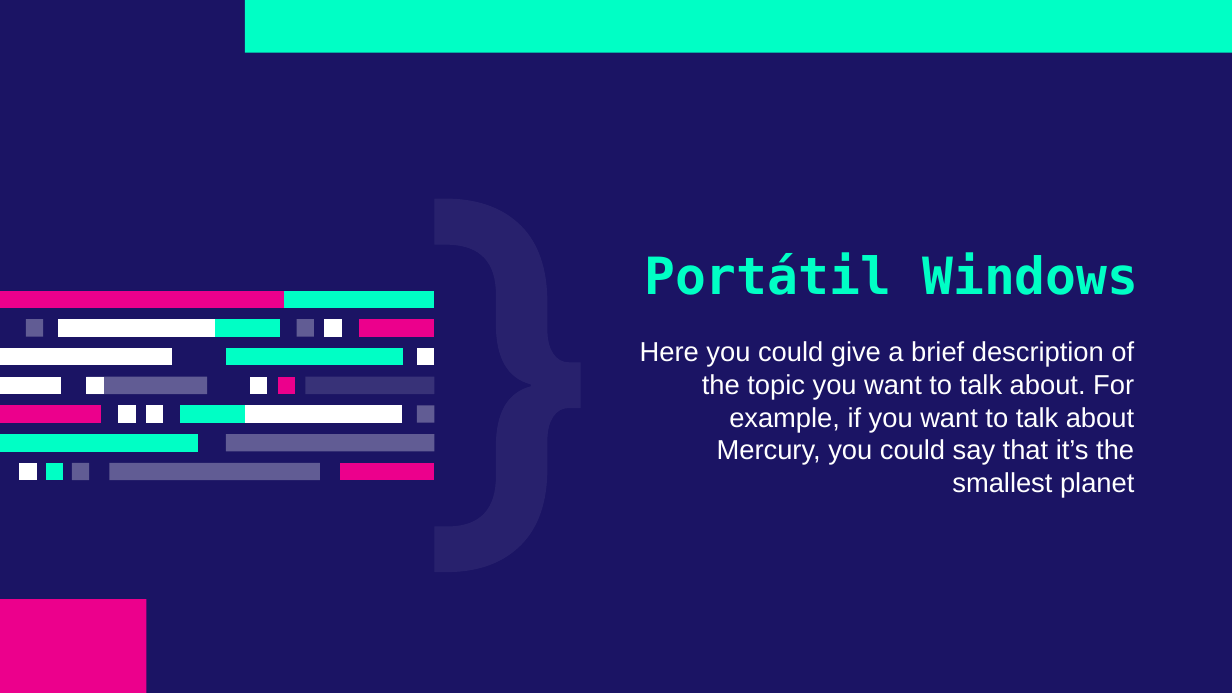
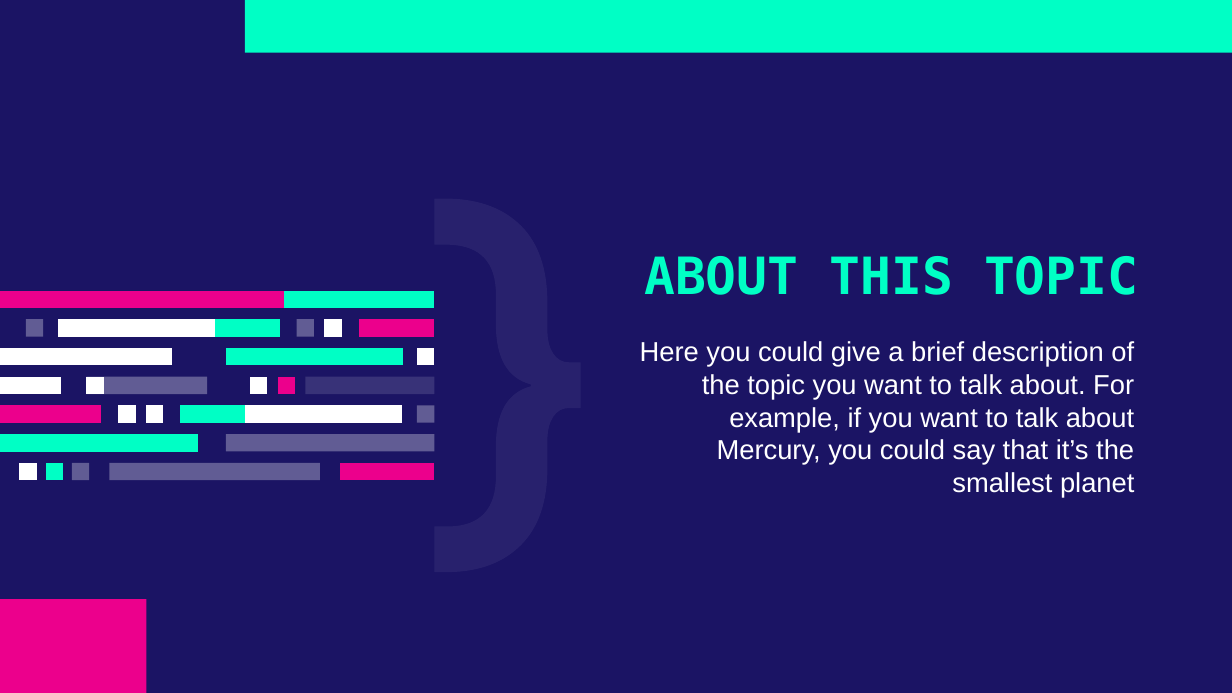
Before and after one commit to juandiegovqdev/P2-ASD, a slide deck: slide 17 of P2-ASD.pptx (slide 11 before the commit). Drawn at 1232x693 pixels with LibreOffice and Linux fonts; fonts in the diff are those of the drawing. Boxes give left, top, right and bottom in pixels: in the first picture for what was removed or moved away, otherwise in the second. Text is boxed around its words. In the diff, an @@ line names an element or a change of style, - is before the commit and + after.

```diff
--- a/P2-ASD.pptx
+++ b/P2-ASD.pptx
@@ title at (644, 256, 1138, 295): text changed @@
-Portátil Windows
+ABOUT THIS TOPIC
```
Also in this commit, not shown: 2 other slides changed, 7 slides added, 44 other files.
